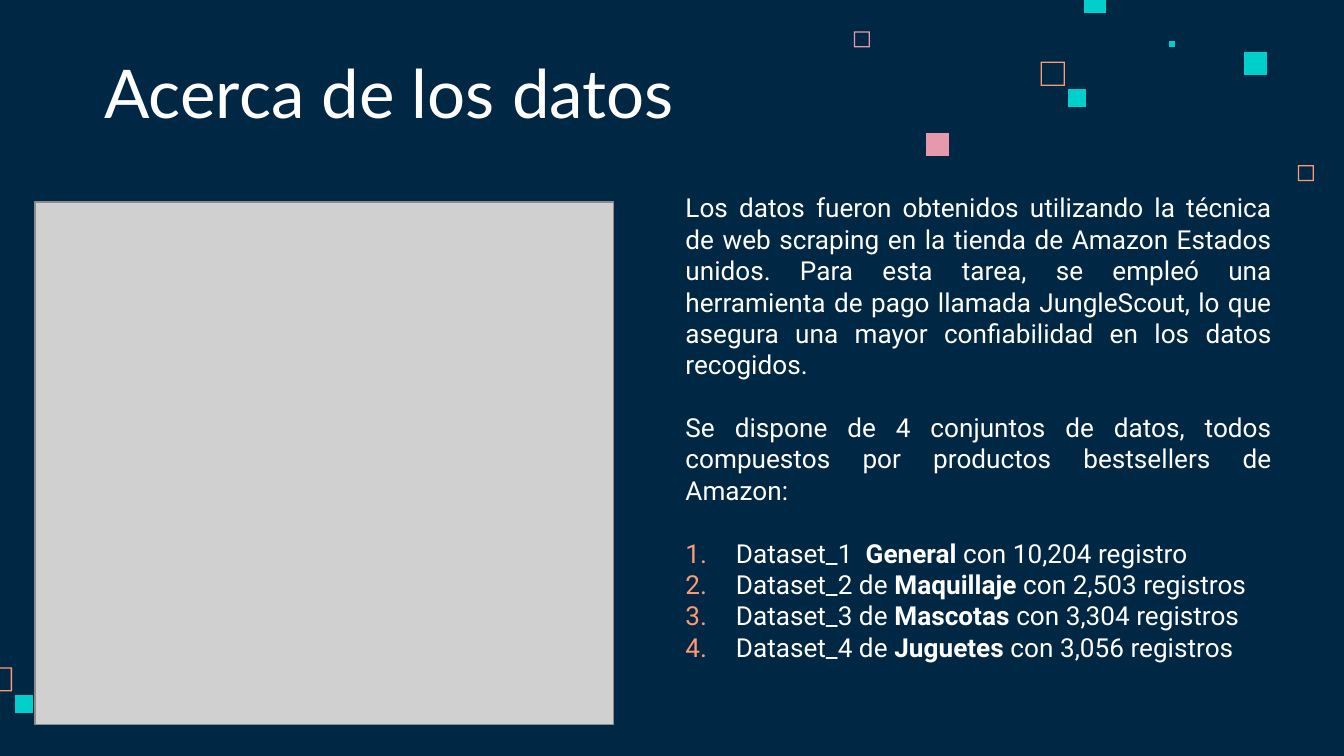
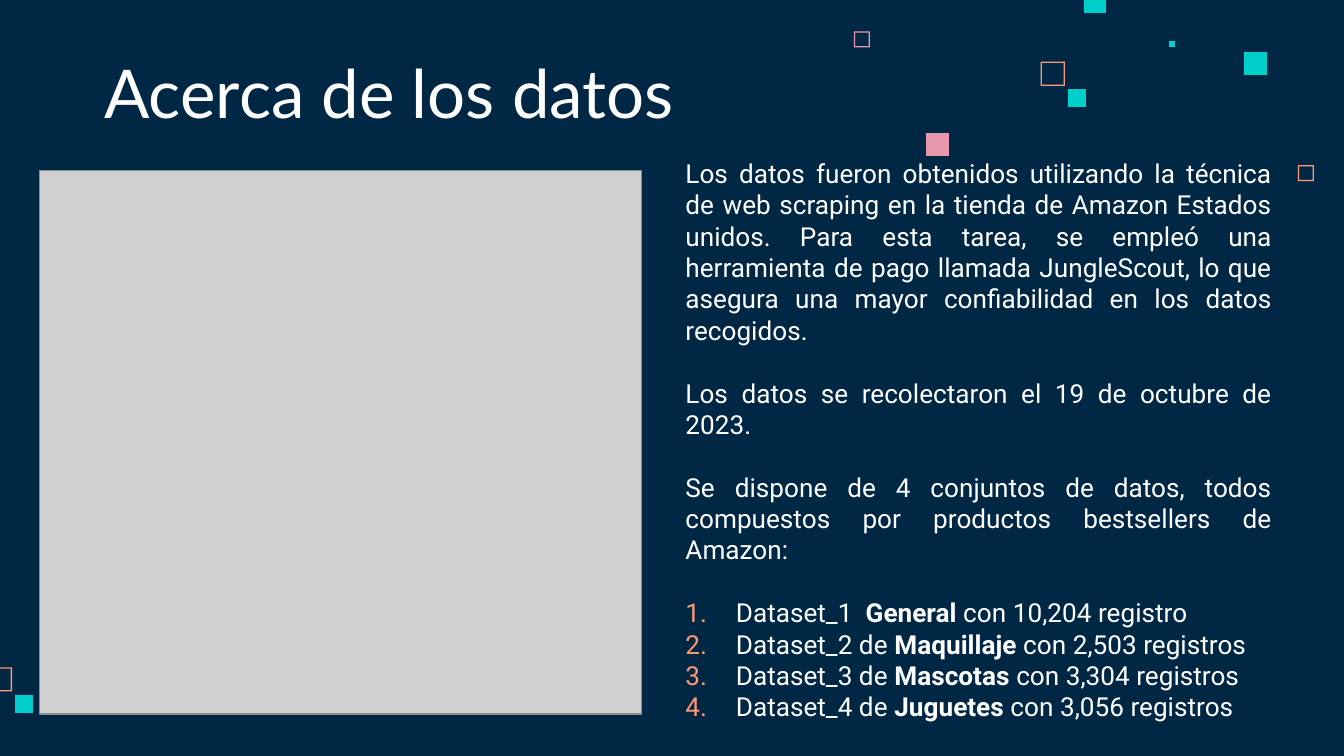
Before and after one commit to ChrissValdez/Proyecto_Integrador, a slide deck: slide 4 of Proyecto_integrador.pptx. Drawn at 1344x756 pixels with LibreOffice and Linux fonts; fonts in the diff are those of the drawing; grey boxes stand for pictures. Boxes give left, top, right and bottom in pixels: in the first picture for what was removed or moved away, otherwise in the second. Text is boxed around its words. In the diff, an @@ line names an element or a change of style, - is before the commit and + after.

```diff
--- a/Proyecto_integrador.pptx
+++ b/Proyecto_integrador.pptx
@@ text "Los datos fueron obtenidos utilizando ...": place and size @@
-text "Los datos fueron obtenidos utilizando ..." at bbox=[685, 197, 1272, 663]
+text "Los datos fueron obtenidos utilizando ..." at bbox=[685, 163, 1272, 722]
@@ picture: place and size @@
-picture at bbox=[35, 202, 614, 724]
+picture at bbox=[40, 171, 642, 714]
@@ text at bbox=[685, 383, 1271, 435]: paragraph added @@
+Los datos se recolectaron el 19 de octubre de 2023.
```
Also in this commit, not shown: 8 other slides changed, 2 slides added, 1 other file.
